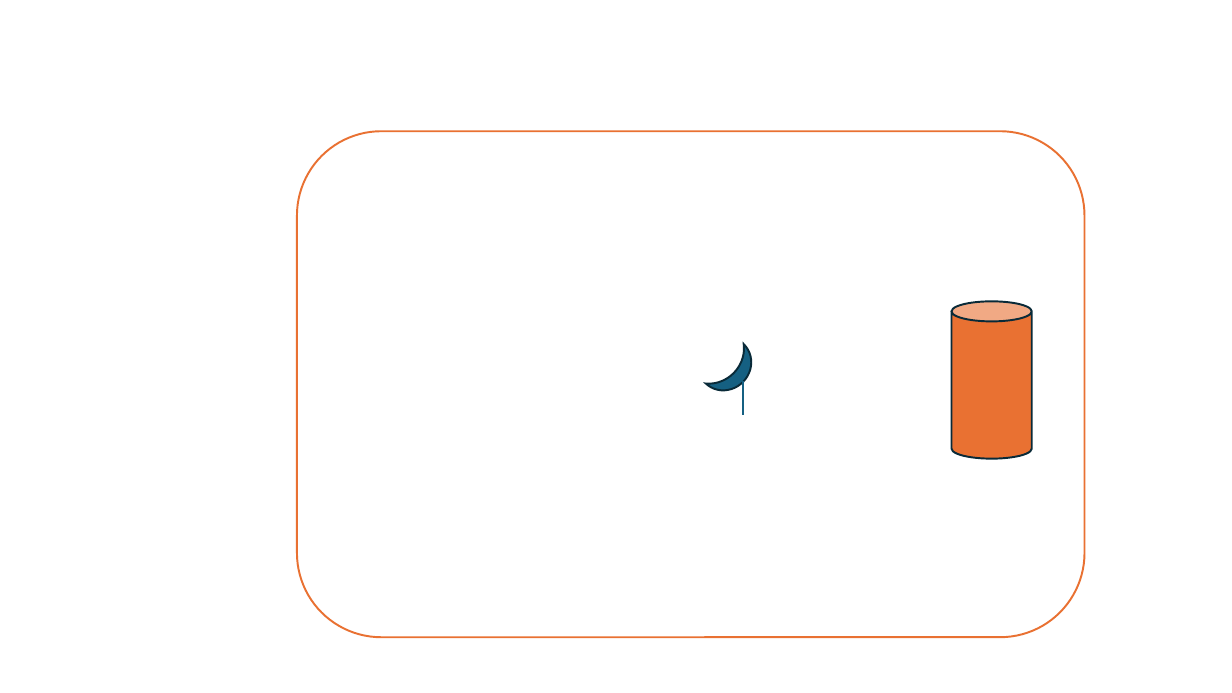
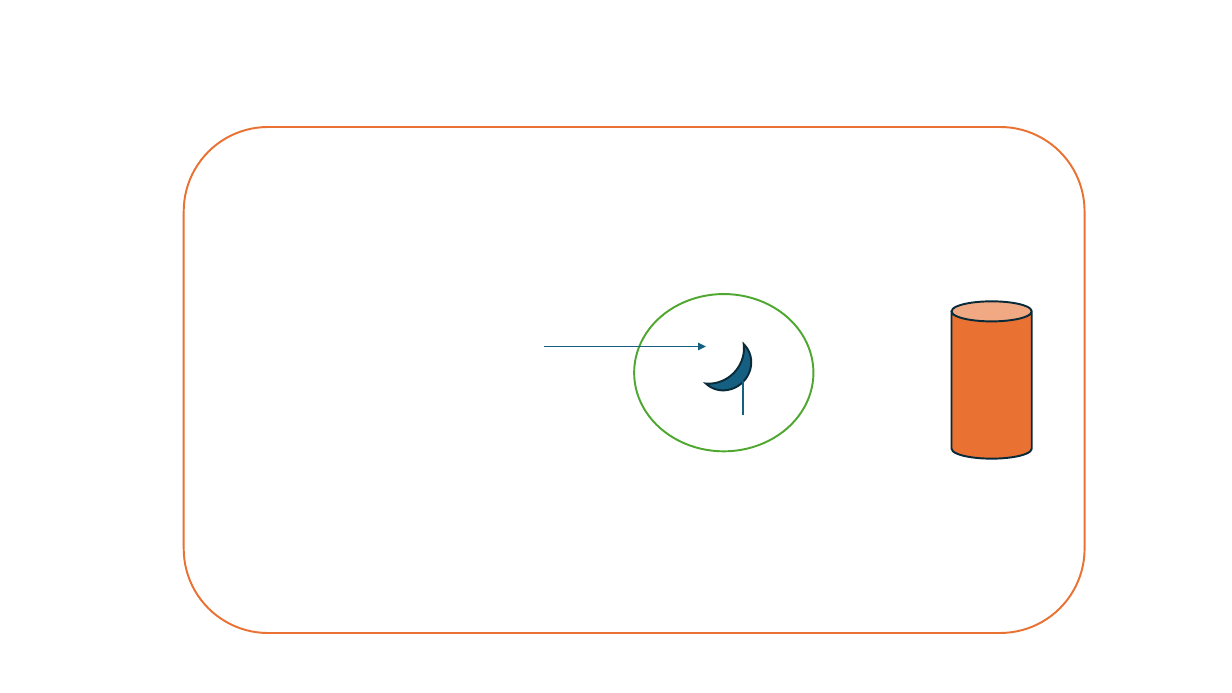
Before and after one commit to crazysystemics/POI, a slide deck: slide 2 of 070_SimpleARM/docs/scenarios.pptx. Drawn at 1232x693 pixels with LibreOffice and Linux fonts; fonts in the diff are those of the drawing. Boxes give left, top, right and bottom in pixels: in the first picture for what was removed or moved away, otherwise in the second. Text is boxed around its words. In the diff, an @@ line names an element or a change of style, - is before the commit and + after.

```diff
--- a/070_SimpleARM/docs/scenarios.pptx
+++ b/070_SimpleARM/docs/scenarios.pptx
@@ rounded rectangle: place and size @@
-rounded rectangle at box(297, 131, 1084, 638)
+rounded rectangle at box(184, 127, 1085, 633)
@@ ellipse added at box(634, 294, 813, 451), fill #FFFFFF, outline #4EA72E 1.5 pt @@
@@ arrow added from (544, 347) to (706, 347), #156082 1.5 pt @@
```
Also in this commit, not shown: 1 other file.
